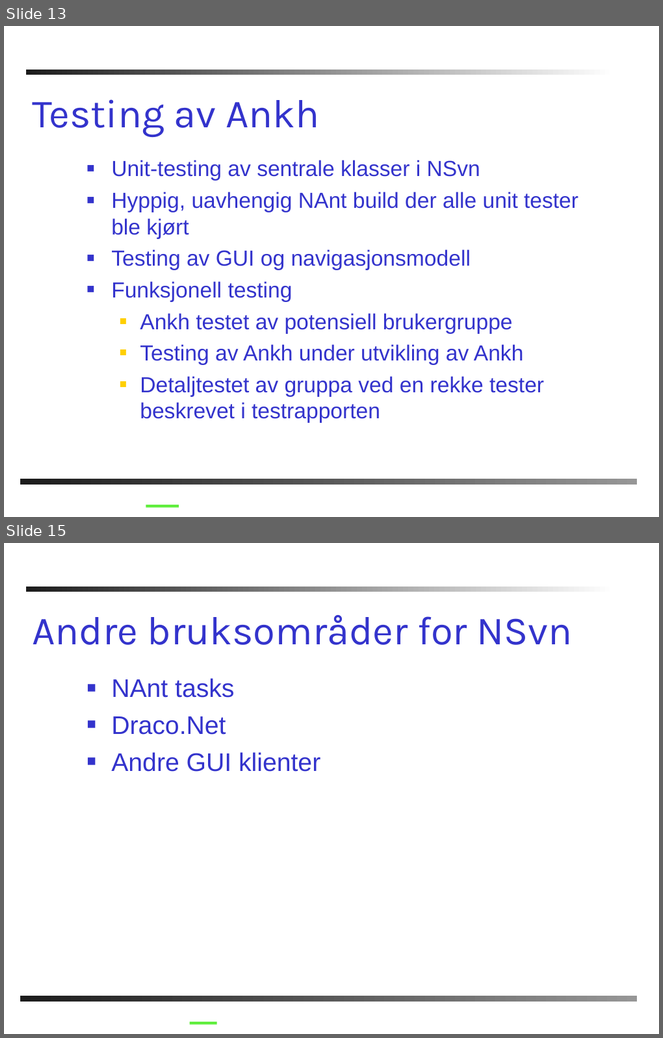
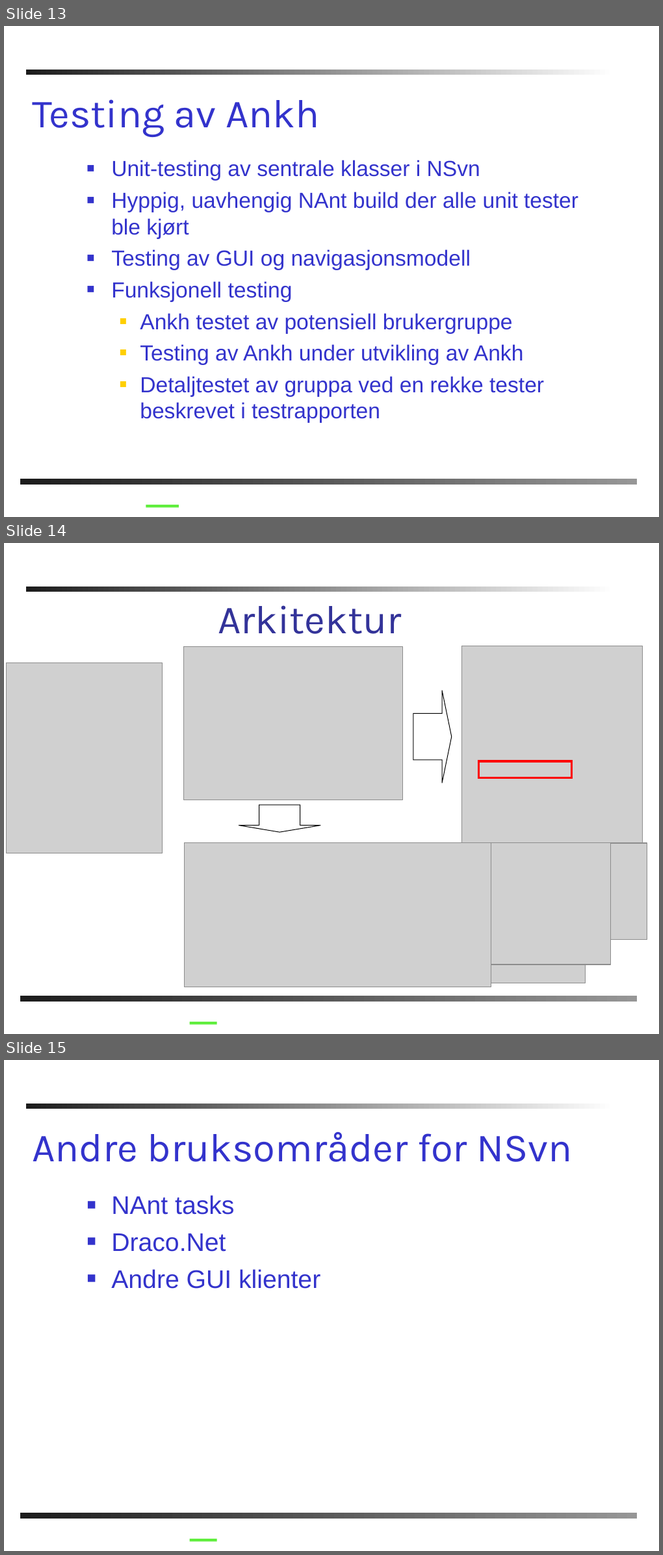
Before and after one commit to AnkhSVN/AnkhSVN, a slide deck: doc/powerpoint/Subversion_addin_for_VS.NET.ppt. Shown one above the other, each under a label of ours: slides 13 and 15 before the commit, slides 13, 14 and 15 after it; the slides between them are not shown. The pictures are 663x1038 and 663x1555 pixels, drawn with LibreOffice and Linux fonts; fonts in the diff are those of the drawing; grey boxes stand for pictures; background and template pictures are left out. Boxes give left, top, right and bottom in pixels: in the first picture for what was removed or moved away, otherwise in the second. Text is boxed around its words. In the diff, an @@ line names an element or a change of style, - is before the commit and + after.

```diff
--- a/doc/powerpoint/Subversion_addin_for_VS.NET.ppt
+++ b/doc/powerpoint/Subversion_addin_for_VS.NET.ppt
@@ slide 14 added at [4, 543, 659, 1034], background #FFFFFF; not listed: 2 template elements that a slide beside it also shows @@
@@ title added at [218, 605, 402, 634], 44 pt, text #333399 @@
+Arkitektur
@@ picture added at [183, 646, 402, 800] @@
@@ picture added at [462, 646, 643, 843] @@
@@ picture added at [7, 663, 163, 853] @@
@@ right arrow added at [414, 691, 451, 783], outline #000000 0.74 pt @@
@@ rectangle added at [479, 761, 572, 778], outline #FF0000 2.24 pt @@
@@ down arrow added at [239, 805, 321, 833], outline #000000 0.74 pt @@
@@ picture added at [184, 843, 491, 987] @@
@@ picture added at [189, 843, 504, 952] @@
@@ picture added at [189, 843, 594, 895] @@
@@ picture added at [189, 843, 648, 939] @@
@@ picture added at [189, 843, 585, 982] @@
@@ picture added at [189, 843, 610, 965] @@
@@ line added from (189, 1023) to (217, 1023), #60EE3E 3 pt @@
```
Also in this commit, not shown: 2 slides changed, 1 other slide added, 1 slide removed, 1 other file.
